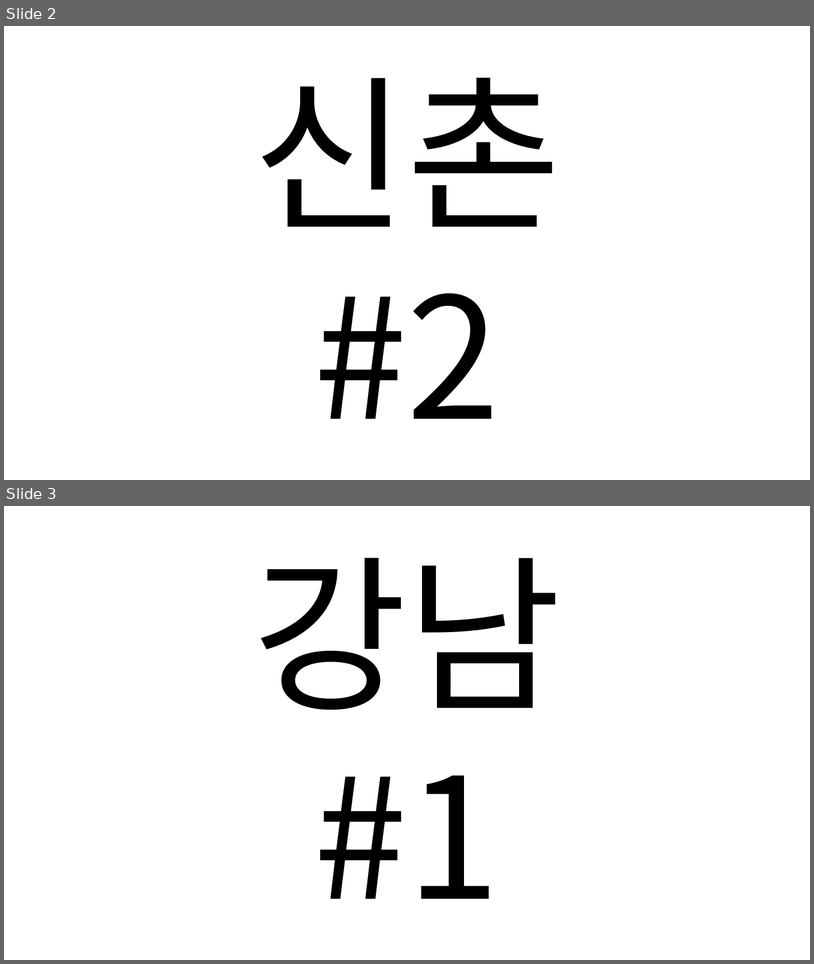
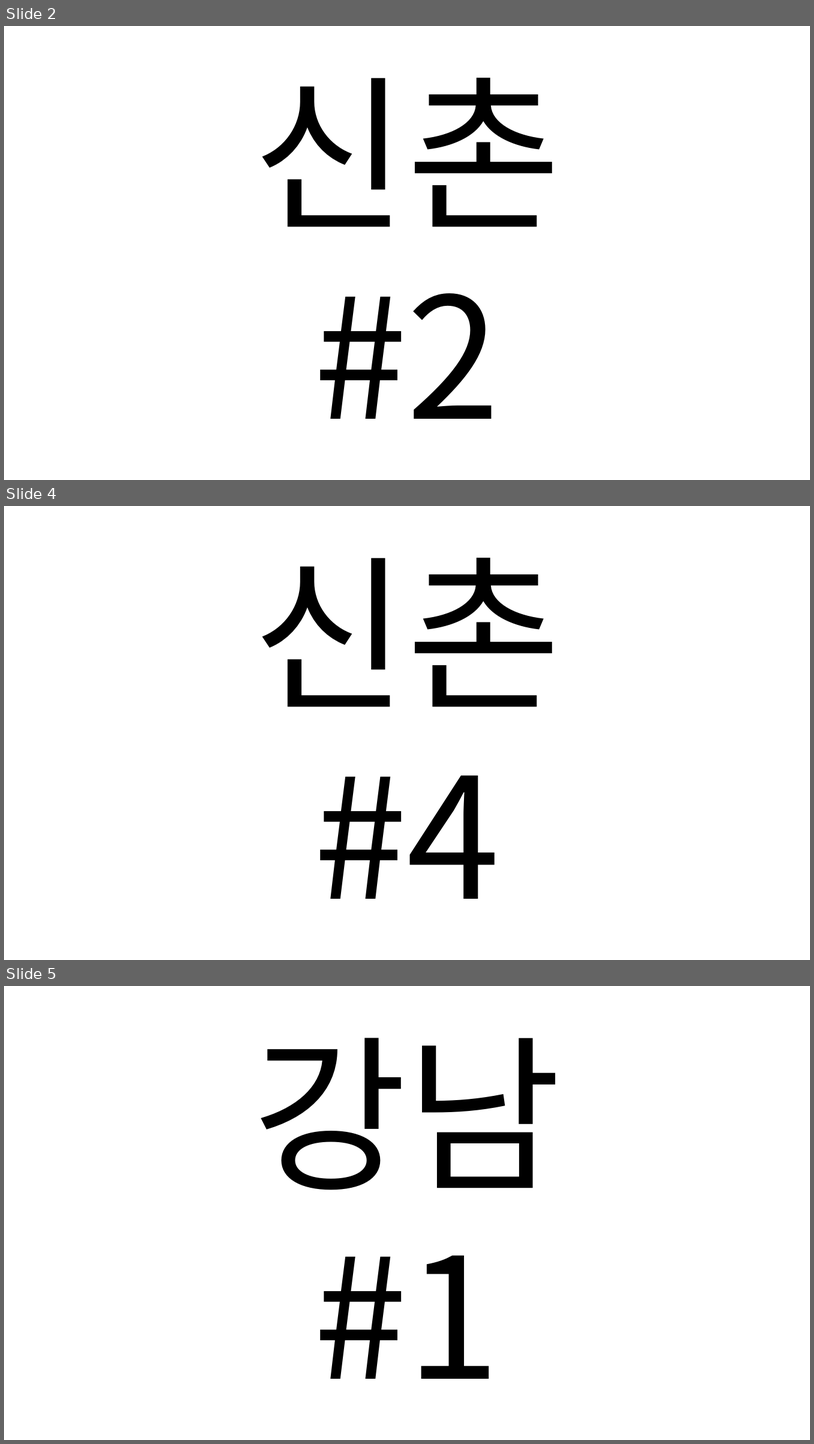
Before and after one commit to lawvelyhwang/lsc, a slide deck: img/스터디 img.pptx. Shown one above the other, each under a label of ours: slides 2 and 3 before the commit, slides 2, 4 and 5 after it; the slides between them are not shown. The pictures are 814x964 and 814x1444 pixels, drawn with LibreOffice and Linux fonts; fonts in the diff are those of the drawing. Boxes give left, top, right and bottom in pixels: in the first picture for what was removed or moved away, otherwise in the second. Text is boxed around its words. In the diff, an @@ line names an element or a change of style, - is before the commit and + after.

```diff
--- a/img/스터디 img.pptx
+++ b/img/스터디 img.pptx
@@ slide 4 added at [4, 506, 810, 960], background #FFFFFF @@
@@ text added at [252, 558, 561, 898], 200 pt, text #000000 @@
+신촌
+#4
@@ what was slide 3 is now slide 5 @@
```
Also in this commit, not shown: 1 other slide added, 14 other files.
